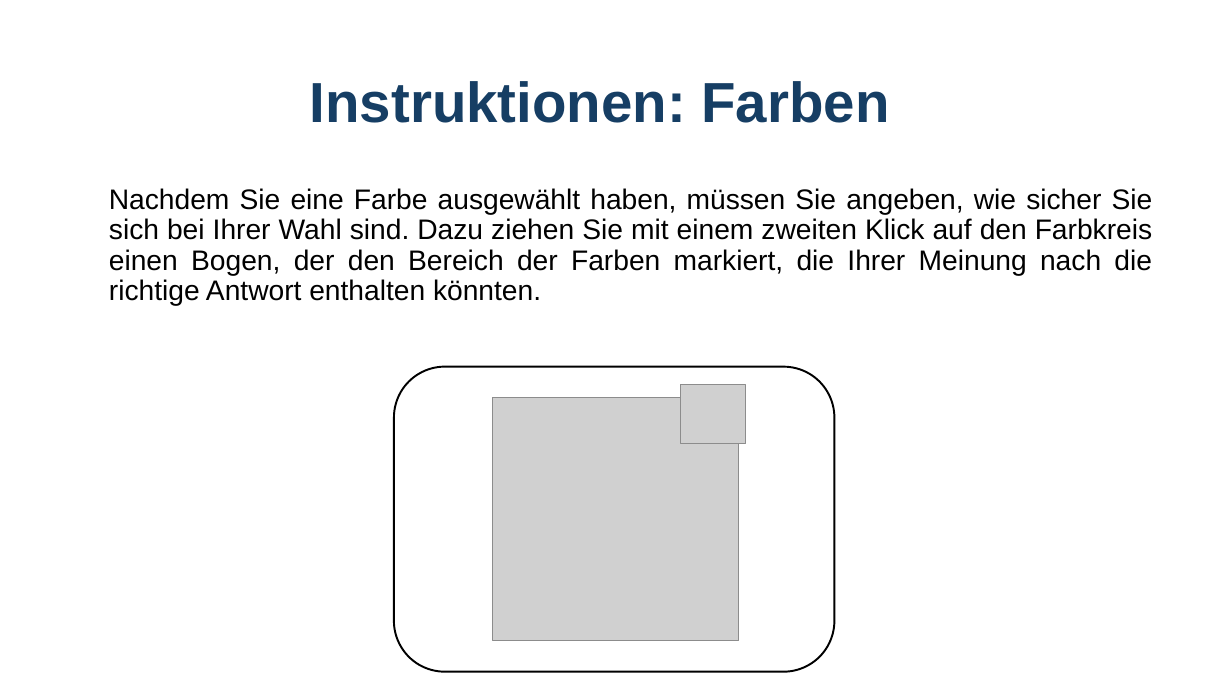
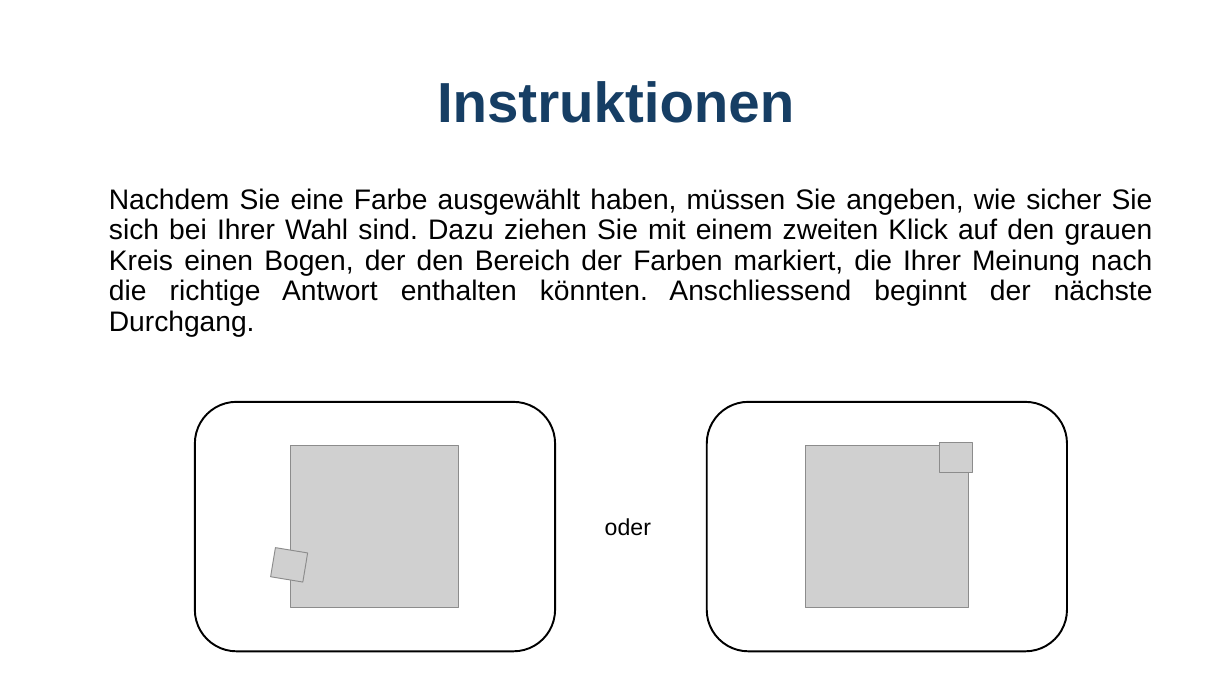
Before and after one commit to GidonFrischkorn/Ambizione-IndividualDifferencesStudy, a slide deck: slide 4 of tasks/perceptual-matching-color/assets/images/instructions perceptual matching .pptx. Drawn at 1232x693 pixels with LibreOffice and Linux fonts; fonts in the diff are those of the drawing; grey boxes stand for pictures. Boxes give left, top, right and bottom in pixels: in the first picture for what was removed or moved away, otherwise in the second. Text is boxed around its words. In the diff, an @@ line names an element or a change of style, - is before the commit and + after.

```diff
--- a/tasks/perceptual-matching-color/assets/images/instructions perceptual matching .pptx
+++ b/tasks/perceptual-matching-color/assets/images/instructions perceptual matching .pptx
@@ title at <box>437,81,794,123</box>: text changed @@
-Instruktionen: Farben
+Instruktionen
@@ text at <box>109,188,1153,336</box>: text changed @@
-Nachdem Sie eine Farbe ausgewählt haben, müssen Sie angeben, wie sicher Sie sich bei Ihrer Wahl sind. Dazu ziehen Sie mit einem zweiten Klick auf den Farbkreis einen Bogen, der den Bereich der Farben markiert, die Ihrer Meinung nach die richtige Antwort enthalten könnten.
+Nachdem Sie eine Farbe ausgewählt haben, müssen Sie angeben, wie sicher Sie sich bei Ihrer Wahl sind. Dazu ziehen Sie mit einem zweiten Klick auf den grauen Kreis einen Bogen, der den Bereich der Farben markiert, die Ihrer Meinung nach die richtige Antwort enthalten könnten. Anschliessend beginnt der nächste Durchgang.
@@ rounded rectangle: place and size @@
-rounded rectangle at <box>394,367,835,672</box>
+rounded rectangle at <box>195,402,555,652</box>
@@ picture removed at <box>493,397,738,640</box> @@
@@ picture: place and size @@
-picture at <box>680,385,746,445</box>
+picture at <box>940,443,972,472</box>
@@ group added at <box>270,402,1067,652</box>: 3 pictures, 1 rounded rectangle, 1 text @@
+oder
@@ rectangle added at <box>550,592,586,599</box>, fill #FFFFFF @@
```
Also in this commit, not shown: 6 other slides changed, 1 slide added, 1 slide removed, 25 other files.
